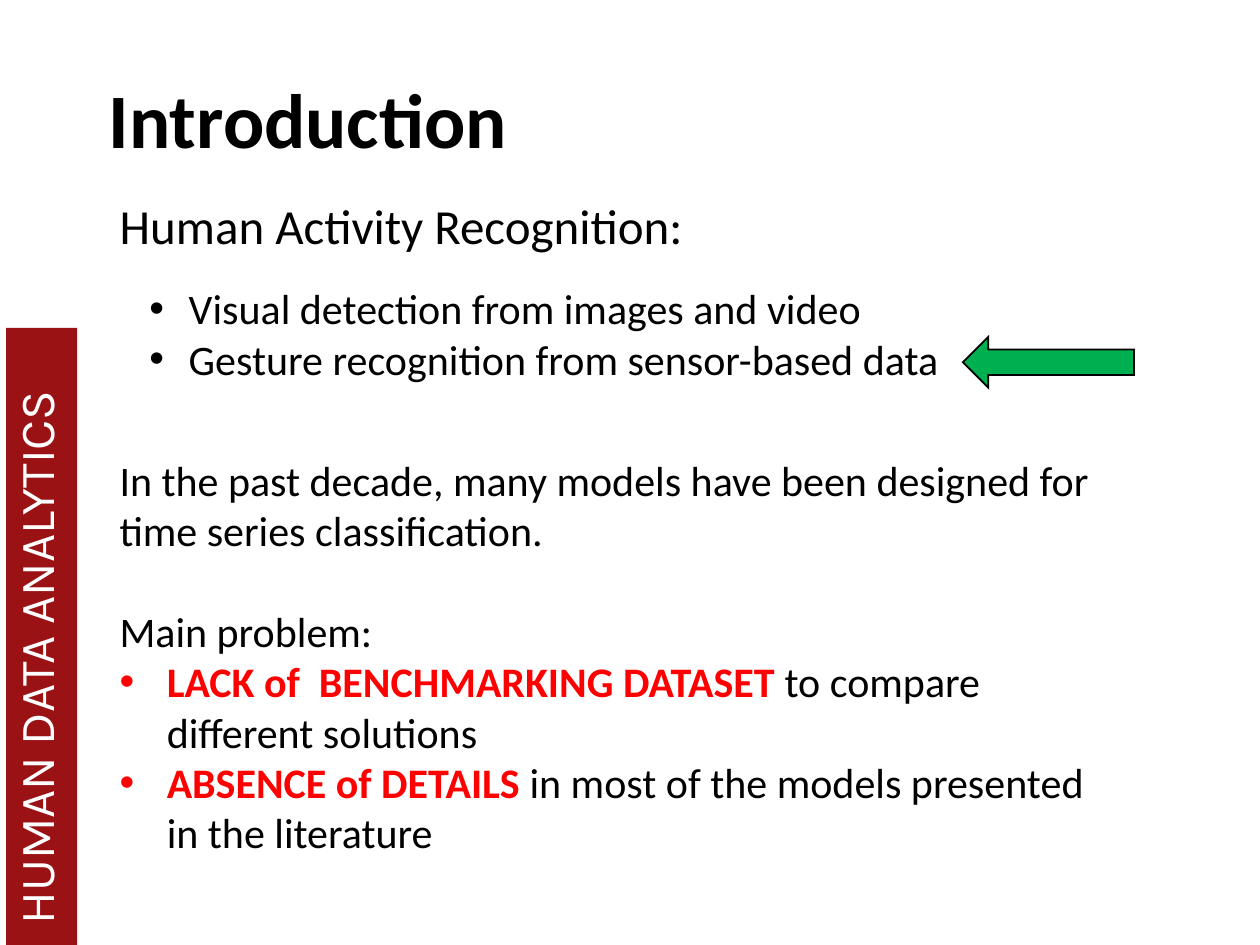
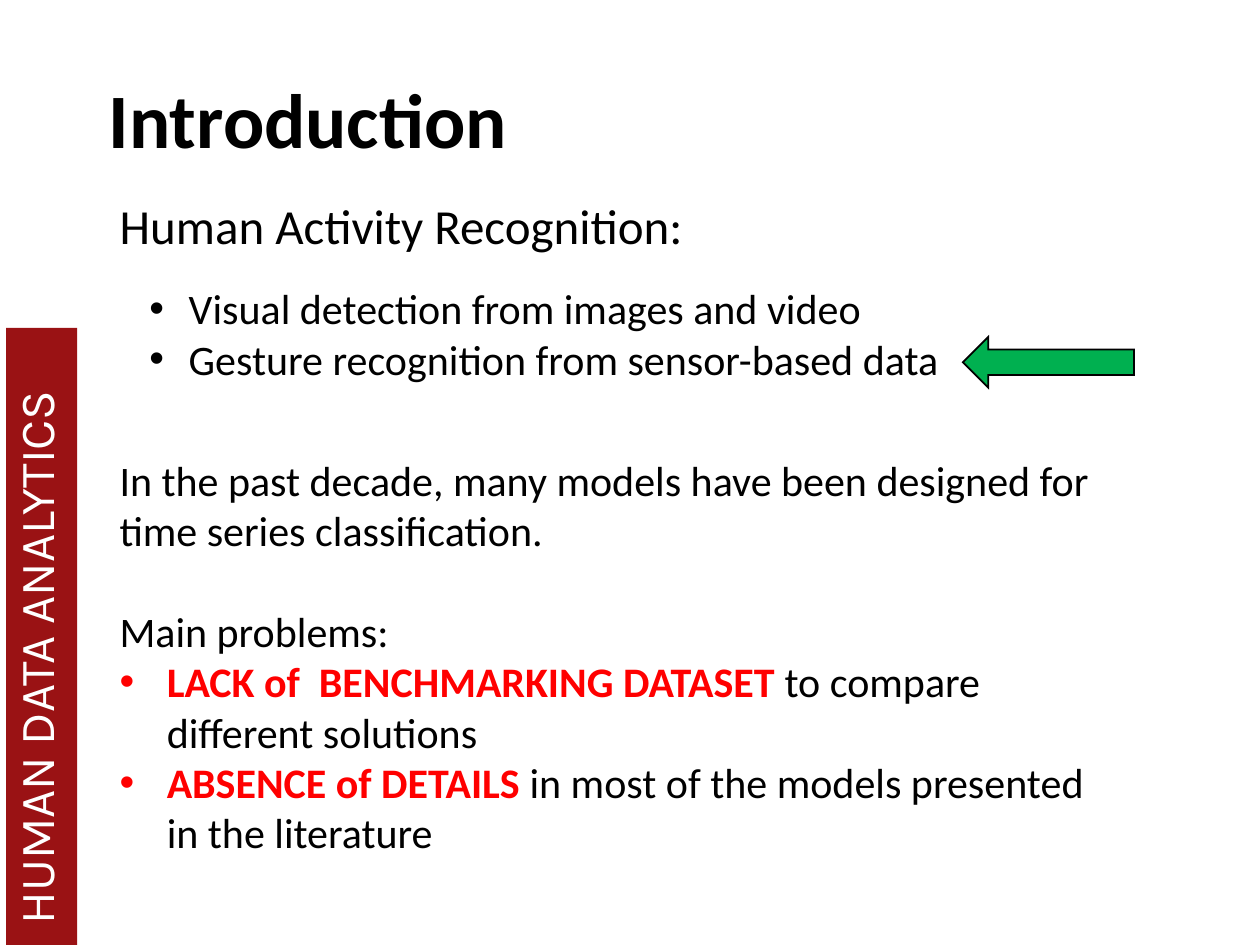
Before and after one commit to MatteoDrago/hda-project, a slide deck: slide 3 of presentation/HDA 2018.pptx. Drawn at 1260x945 pixels with LibreOffice and Linux fonts; fonts in the diff are those of the drawing; background and template pictures are left out. Boxes give left, top, right and bottom in pixels: in the first picture for what was removed or moved away, otherwise in the second. Text is boxed around its words. In the diff, an @@ line names an element or a change of style, - is before the commit and + after.

```diff
--- a/presentation/HDA 2018.pptx
+++ b/presentation/HDA 2018.pptx
@@ text at [120,617,389,654]: text changed @@
-Main problem:
+Main problems:
```
Also in this commit, not shown: 2 other slides changed, 2 slides added, 9 other files.
